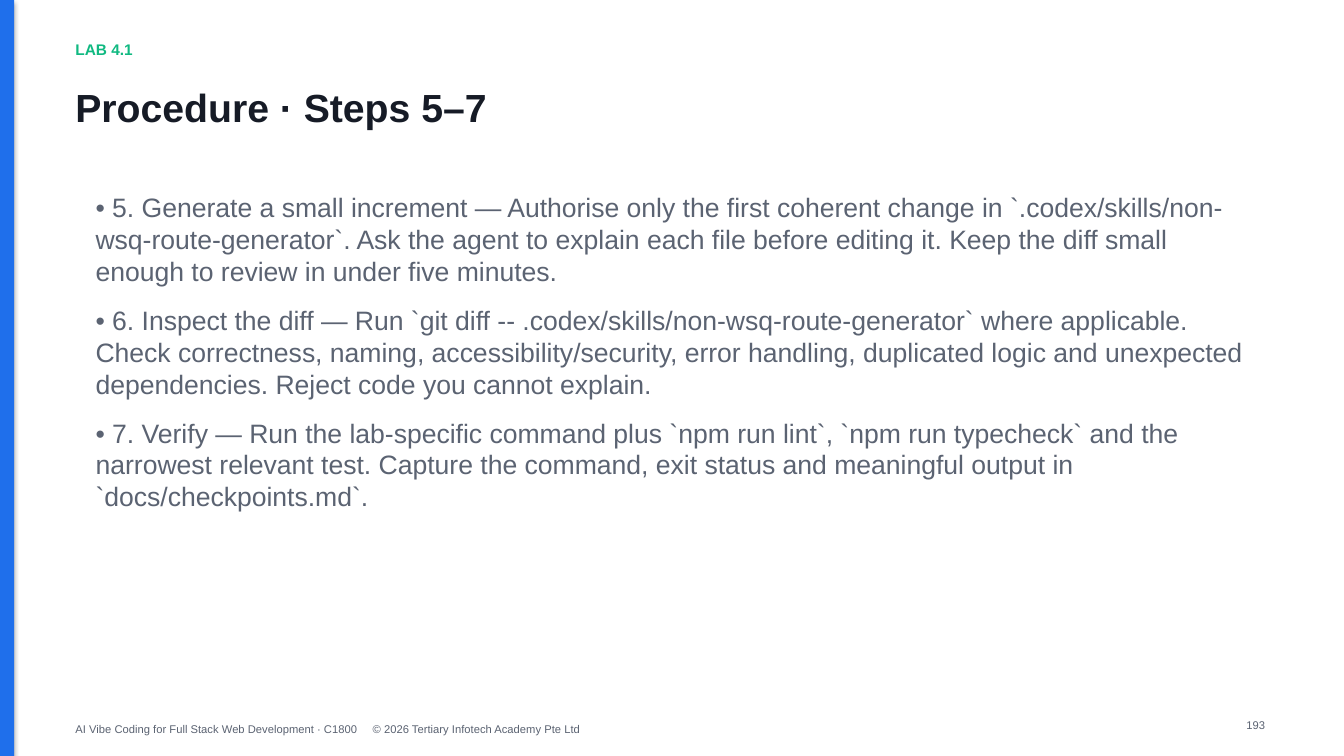
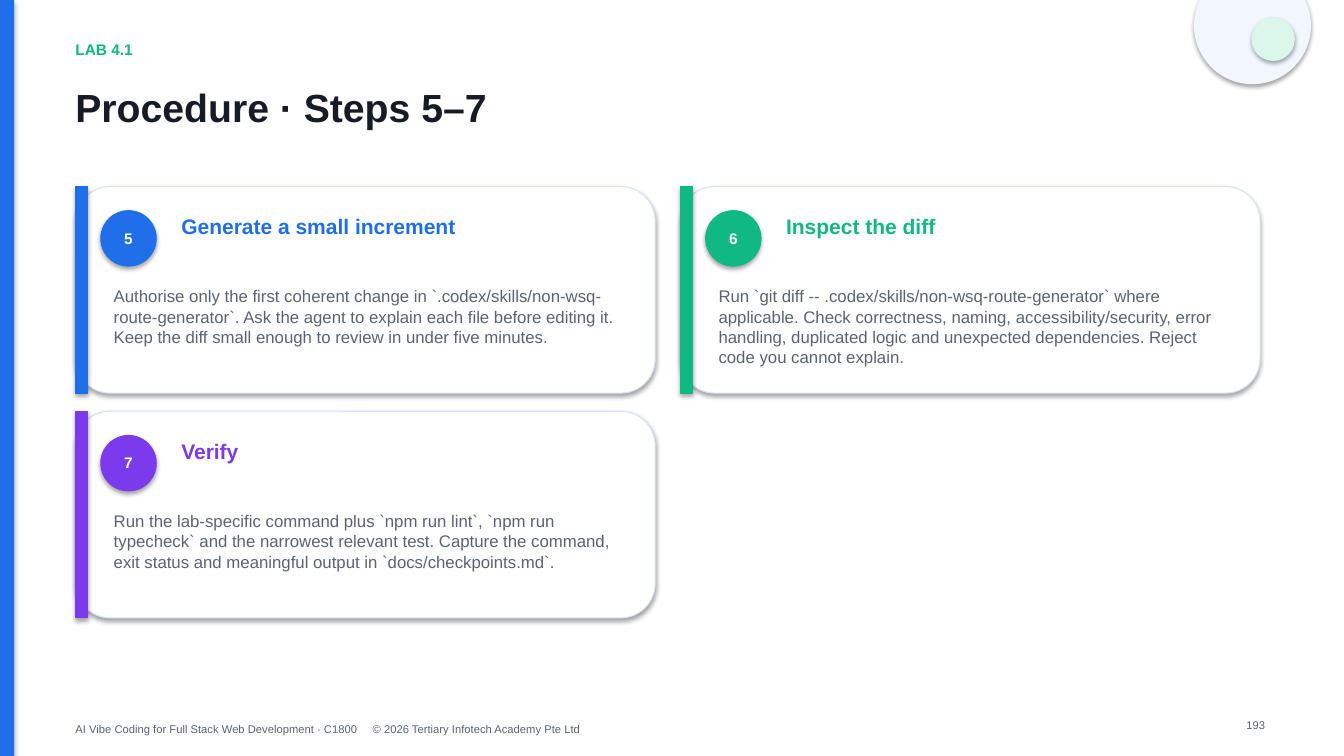
Before and after one commit to tertiarycourses/C1800-AI-Vibe-Coding-for-Full-Stack-Web-Development, a slide deck: slide 193 of courseware/C1800 AI Vibe Coding for Full Stack Web Development.pptx. Drawn at 1344x756 pixels with LibreOffice and Linux fonts; fonts in the diff are those of the drawing. Boxes give left, top, right and bottom in pixels: in the first picture for what was removed or moved away, otherwise in the second. Text is boxed around its words. In the diff, an @@ line names an element or a change of style, - is before the commit and + after.

```diff
--- a/courseware/C1800 AI Vibe Coding for Full Stack Web Development.pptx
+++ b/courseware/C1800 AI Vibe Coding for Full Stack Web Development.pptx
@@ ellipse added at (1195, 0, 1311, 84), fill #F1F6FF, outline #F1F6FF 0.75 pt @@
@@ ellipse added at (1252, 18, 1295, 60), fill #D9F7EA, outline #D9F7EA 0.75 pt @@
@@ rounded rectangle added at (76, 187, 655, 393), fill #FFFFFF, outline #D7E3F5 0.75 pt @@
@@ rectangle added at (76, 187, 88, 393), fill #1F6FEB, outline #1F6FEB 0.75 pt @@
@@ text removed at (96, 197, 1242, 512) @@
-• 5. Generate a small increment — Authorise only the first coherent change in `.codex/skills/non-wsq-route-generator`. Ask the agent to explain each file before editing it. Keep the diff small enough to review in under five minutes.
-• 6. Inspect the diff — Run `git diff -- .codex/skills/non-wsq-route-generator` where applicable. Check correctness, naming, accessibility/security, error handling, duplicated logic and unexpected dependencies. Reject code you cannot explain.
-• 7. Verify — Run the lab-specific command plus `npm run lint`, `npm run typecheck` and the narrowest relevant test. Capture the command, exit status and meaningful output in `docs/checkpoints.md`.
@@ rounded rectangle added at (681, 187, 1260, 393), fill #FFFFFF, outline #D7E3F5 0.75 pt @@
@@ rectangle added at (681, 187, 693, 393), fill #10B981, outline #10B981 0.75 pt @@
@@ ellipse added at (101, 211, 156, 266), fill #1F6FEB, outline #1F6FEB 0.75 pt @@
@@ text added at (124, 233, 133, 244), 11 pt, text #FFFFFF, bold @@
+5
@@ text added at (181, 218, 455, 235), 15 pt, text #1F6FEB, bold @@
+Generate a small increment
@@ ellipse added at (706, 211, 761, 266), fill #10B981, outline #10B981 0.75 pt @@
@@ text added at (729, 233, 738, 244), 11 pt, text #FFFFFF, bold @@
+6
@@ text added at (786, 218, 936, 239), 15 pt, text #10B981, bold @@
+Inspect the diff
@@ text added at (114, 289, 613, 347), 12 pt, text #5B6372 @@
+Authorise only the first coherent change in `.codex/skills/non-wsq-route-generator`. Ask the agent to explain each file before editing it. Keep the diff small enough to review in under five minutes.
@@ text added at (719, 289, 1211, 367), 12 pt, text #5B6372 @@
+Run `git diff -- .codex/skills/non-wsq-route-generator` where applicable. Check correctness, naming, accessibility/security, error handling, duplicated logic and unexpected dependencies. Reject code you cannot explain.
@@ rounded rectangle added at (76, 411, 655, 618), fill #FFFFFF, outline #D7E3F5 0.75 pt @@
@@ rectangle added at (76, 411, 88, 618), fill #7C3AED, outline #7C3AED 0.75 pt @@
@@ ellipse added at (101, 436, 156, 491), fill #7C3AED, outline #7C3AED 0.75 pt @@
@@ text added at (181, 443, 238, 463), 15 pt, text #7C3AED, bold @@
+Verify
@@ text added at (124, 457, 133, 468), 11 pt, text #FFFFFF, bold @@
+7
@@ text added at (114, 514, 609, 572), 12 pt, text #5B6372 @@
+Run the lab-specific command plus `npm run lint`, `npm run typecheck` and the narrowest relevant test. Capture the command, exit status and meaningful output in `docs/checkpoints.md`.
```
Also in this commit, not shown: 231 other slides changed, 1 other file.
